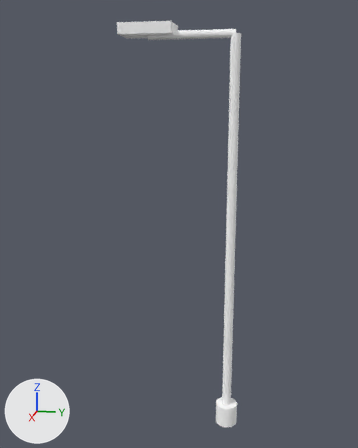
The glTF model godot/models/street_lamp.glb as it was, and as the next commit left it.
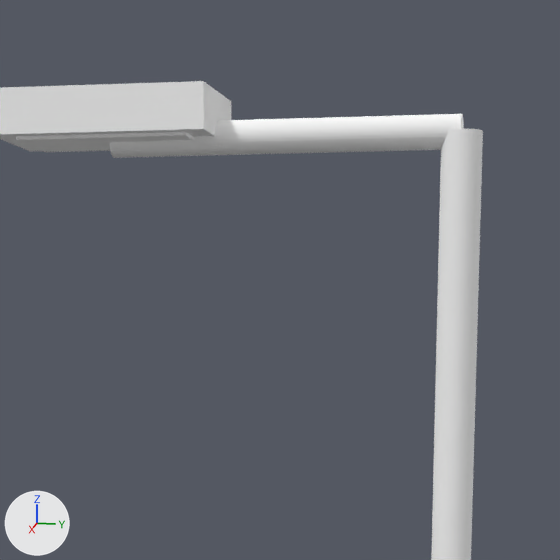
Old and new are each drawn whole from a 50 mm camera at (7.59, 0.69, 5.38) aimed at (-0.04, -0.84, 3.47) and again close up on the part from 33% to 73% of the width and 0% to 31% of the height. The axes (+X, +Y, +Z) are drawn at lower left. The lights are the same throughout. The first two pictures are the older version. Where no turn or scale is listed for an object, it has been applied to the vertices.

In view in the first close-up: 'forward_arm', 'lamp_head', 'light_face', 'post'.
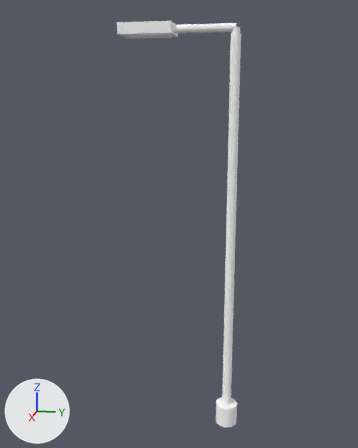
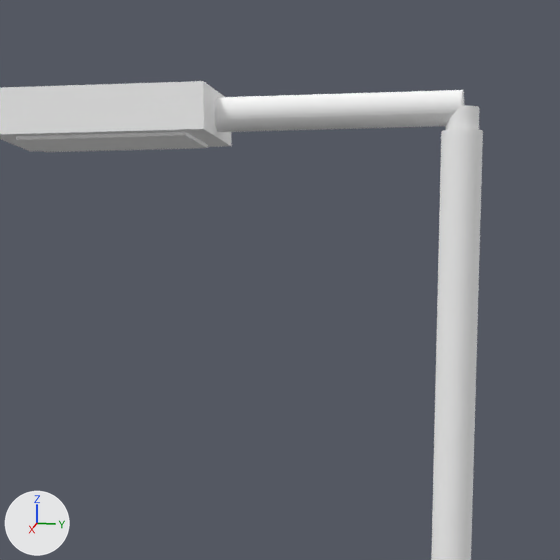
What the commit changed:
Mesh me_arm_mount is new.
It is a 32-sided cylinder along z spanning x -0.06..0.06, y -0.06..0.06, z -0.04..0.04.
It uses material mat_metal (white #ffffff).
Object 'forward_arm' (ob_forward_arm) moves from (0.0, -0.65, 6.34) to (0.0, -0.65, 6.42).
Object 'arm_mount' (ob_arm_mount) is new; it shows me_arm_mount.
Its location is (0.0, 0.0, 6.38).

Changed parts and their boxes (x1, y1, x2, y2) in the close-ups (560 x 560 px):
'forward_arm', moved: before (109, 114, 464, 158); after (215, 90, 464, 132)
'arm_mount', added: after (446, 105, 479, 130)
